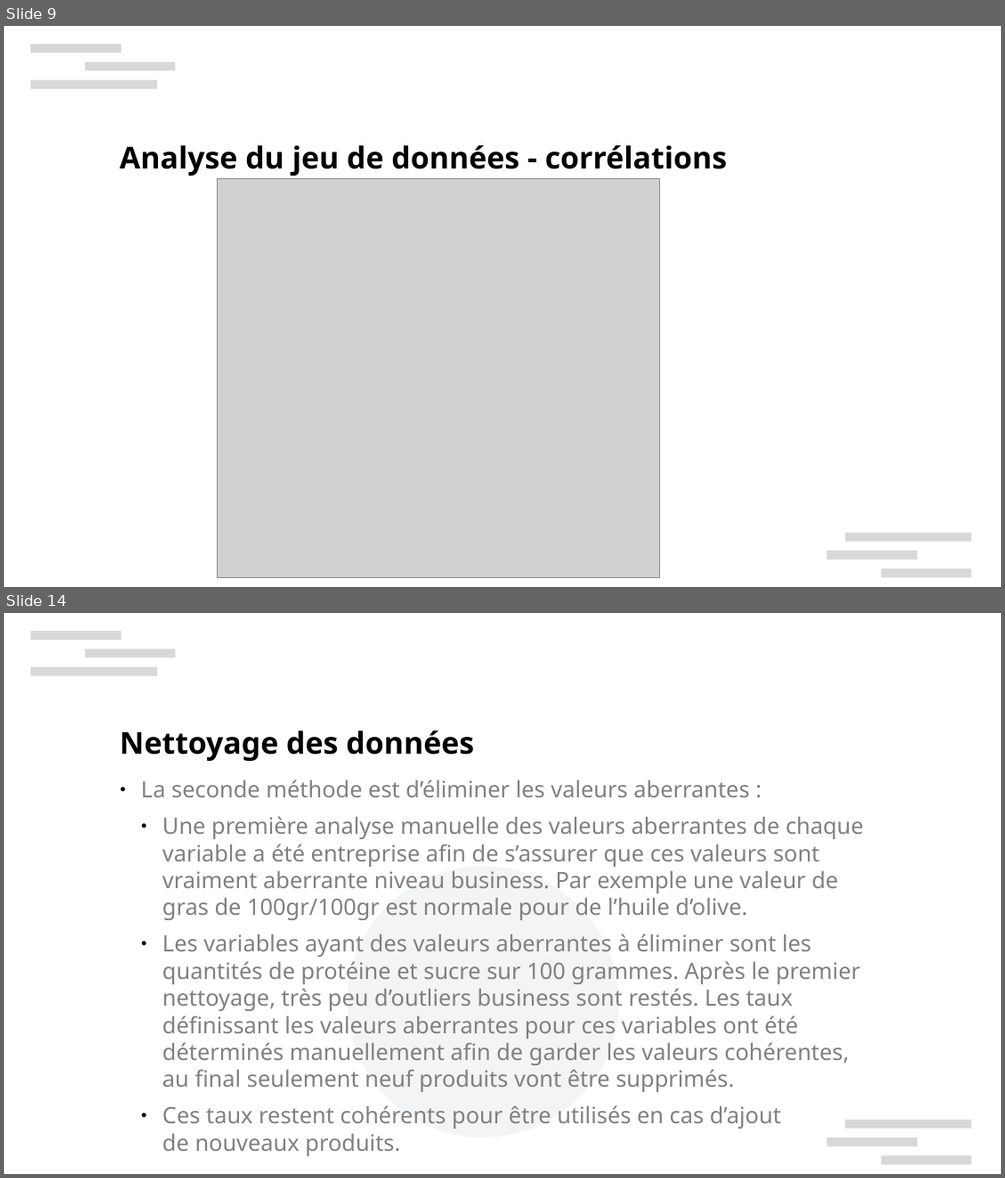
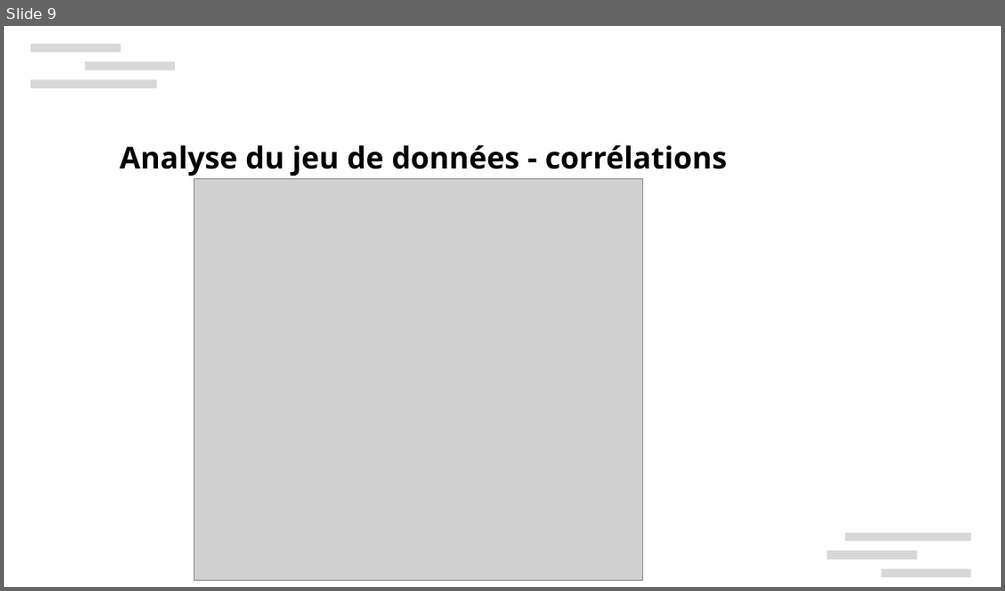
Before and after one commit to xbarrelet/ml-project-3, a slide deck: Barrelet_Xavier_3_presentation_130624.pptx. Shown one above the other, each under a label of ours: slides 9 and 14 before the commit, slide 9 after it; the slides between them are not shown. The pictures are 1005x1178 and 1005x591 pixels, drawn with LibreOffice and Linux fonts; fonts in the diff are those of the drawing; grey boxes stand for pictures; background and template pictures are left out. Boxes give left, top, right and bottom in pixels: in the first picture for what was removed or moved away, otherwise in the second. Text is boxed around its words. In the diff, an @@ line names an element or a change of style, - is before the commit and + after.

```diff
--- a/Barrelet_Xavier_3_presentation_130624.pptx
+++ b/Barrelet_Xavier_3_presentation_130624.pptx
@@ slide 14 removed at [4, 613, 1001, 1174], background #FFFFFF; not listed: 6 template elements that a slide beside it also shows @@
@@ text removed at [120, 730, 474, 761] @@
-Nettoyage des données
@@ text removed at [141, 779, 864, 1156] @@
-● La seconde méthode est d’éliminer les valeurs aberrantes :
-  ● Une première analyse manuelle des valeurs aberrantes de chaque variable a été entreprise afin de s’assurer que ces valeurs sont vraiment aberrante niveau business. Par exemple une valeur de gras de 100gr/100gr est normale pour de l’huile d’olive.
-  ● Les variables ayant des valeurs aberrantes à éliminer sont les quantités de protéine et sucre sur 100 grammes. Après le premier nettoyage, très peu d’outliers business sont restés. Les taux définissant les valeurs aberrantes pour ces variables ont été déterminés manuellement afin de garder les valeurs cohérentes, au final seulement neuf produits vont être supprimés.
-  ● Ces taux restent cohérents pour être utilisés en cas d’ajout
-    de nouveaux produits.
@@ ellipse removed at [348, 867, 619, 1137] @@
@@ slide 9 changed as well @@
@@ picture: place and size @@
-picture at [217, 179, 660, 578]
+picture at [194, 179, 643, 580]
```
Also in this commit, not shown: 5 other slides changed, 13 slides added, 31 other slides removed, 6 other files.
